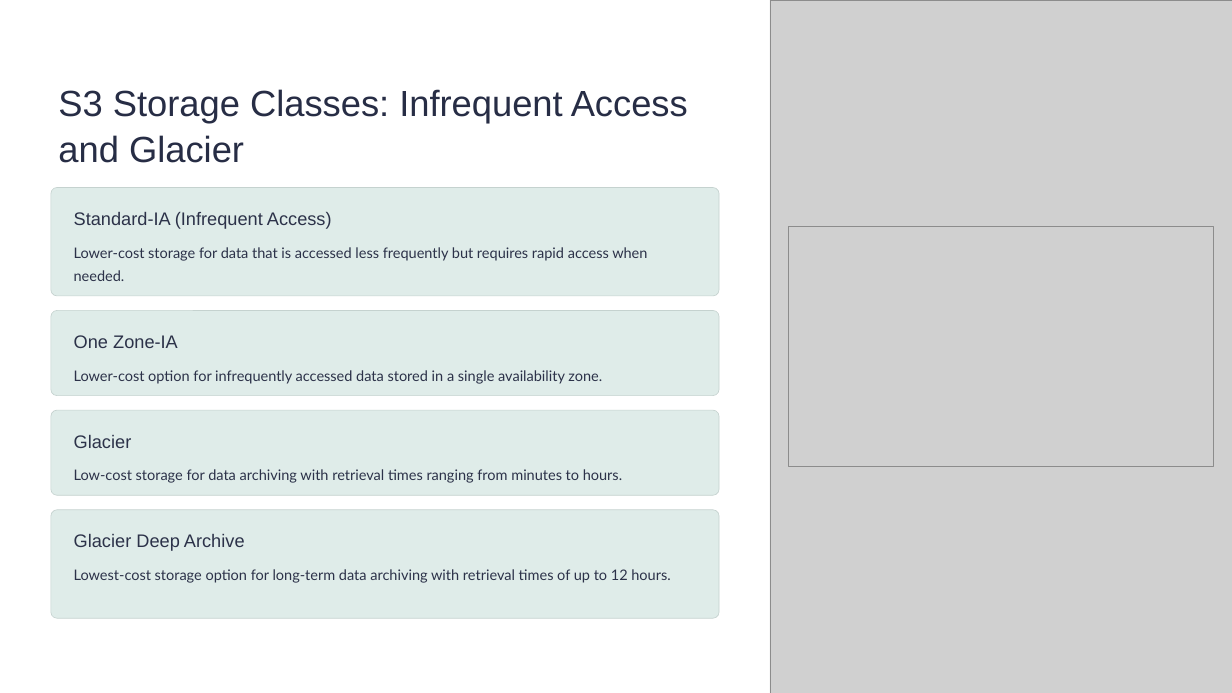
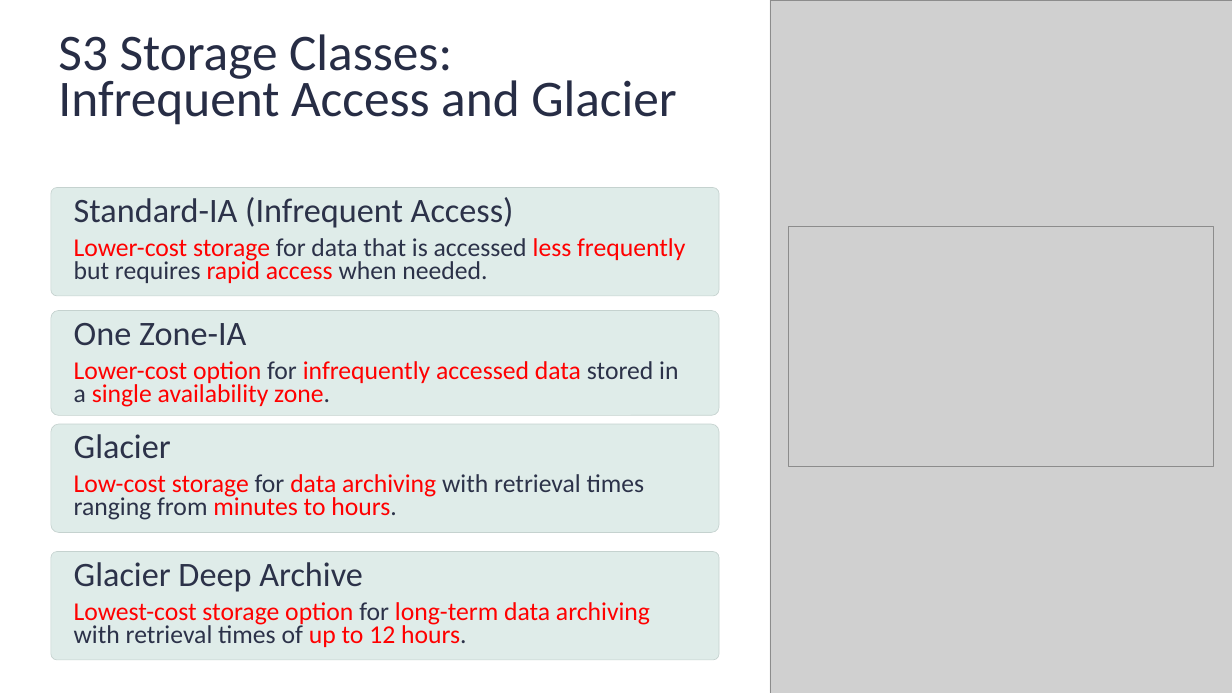
Before and after one commit to ramram43210/Java_2024, a slide deck: slide 5 of Amazon_S3_Beginners_V1/Amazon_S3_Beginners_V1.pptx. Drawn at 1232x693 pixels with LibreOffice and Linux fonts; fonts in the diff are those of the drawing; grey boxes stand for pictures. Boxes give left, top, right and bottom in pixels: in the first picture for what was removed or moved away, otherwise in the second. Text is boxed around its words. In the diff, an @@ line names an element or a change of style, - is before the commit and + after.

```diff
--- a/Amazon_S3_Beginners_V1/Amazon_S3_Beginners_V1.pptx
+++ b/Amazon_S3_Beginners_V1/Amazon_S3_Beginners_V1.pptx
@@ text at [58, 34, 676, 125]: text changed; size 34 to 48 pt; font Arial to Calibri @@
-S3 Storage Classes: Infrequent Access and Glacier
+S3 Storage Classes:
+Infrequent Access and Glacier
@@ text "Lower-cost storage for data that ..." at [74, 238, 685, 283]: size 13.6 to 24 pt, font Lato to Calibri; text colour #2C3249 to #FF0000 in "Lower-cost storage less frequently rapid access" @@
@@ rounded rectangle: place and size @@
-rounded rectangle at [51, 310, 719, 396]
+rounded rectangle at [51, 310, 719, 415]
@@ text at [74, 361, 678, 407]: text changed; size 13.6 to 24 pt; font Lato to Calibri; text colour #2C3249 to #FF0000 @@
-Lower-cost option for infrequently accessed data stored in a single availability zone.
+Lower-cost option for infrequently accessed data stored in
+a single availability zone.
@@ rounded rectangle: place and size @@
-rounded rectangle at [51, 410, 719, 496]
+rounded rectangle at [51, 424, 719, 533]
@@ text at [74, 474, 645, 520]: text changed; size 13.6 to 24 pt; font Lato to Calibri; text colour #2C3249 to #FF0000 @@
-Low-cost storage for data archiving with retrieval times ranging from minutes to hours.
+Low-cost storage for data archiving with retrieval times
+ranging from minutes to hours.
@@ 2 texts, 1 rounded rectangle: place and size @@
-2 texts, 1 rounded rectangle at [51, 510, 719, 618]
+2 texts, 1 rounded rectangle at [51, 551, 719, 660]
@@ size 17 to 32 pt, font Arial to Calibri in 4 elements at [74, 197, 403, 279], [74, 323, 246, 345], [74, 434, 171, 458], [74, 562, 363, 592] @@
@@ text "Lowest-cost storage option for long-term ..." at [74, 602, 650, 647]: size 13.6 to 24 pt, font Lato to Calibri; text colour #2C3249 to #FF0000 in "Lowest-cost storage option long-term data archiving up ..." @@
```
Also in this commit, not shown: 9 other slides changed.
